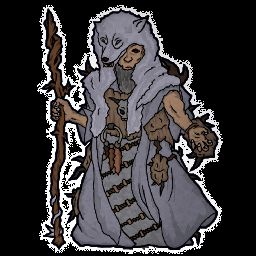
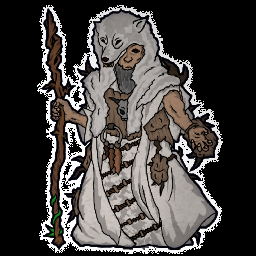
Comparing the layer stacks of the two w=256, h=256 images. Changes:
hid "clan color copy 3" over [47, 10, 217, 250]
hid "clan color copy 2" over [47, 10, 217, 250]
